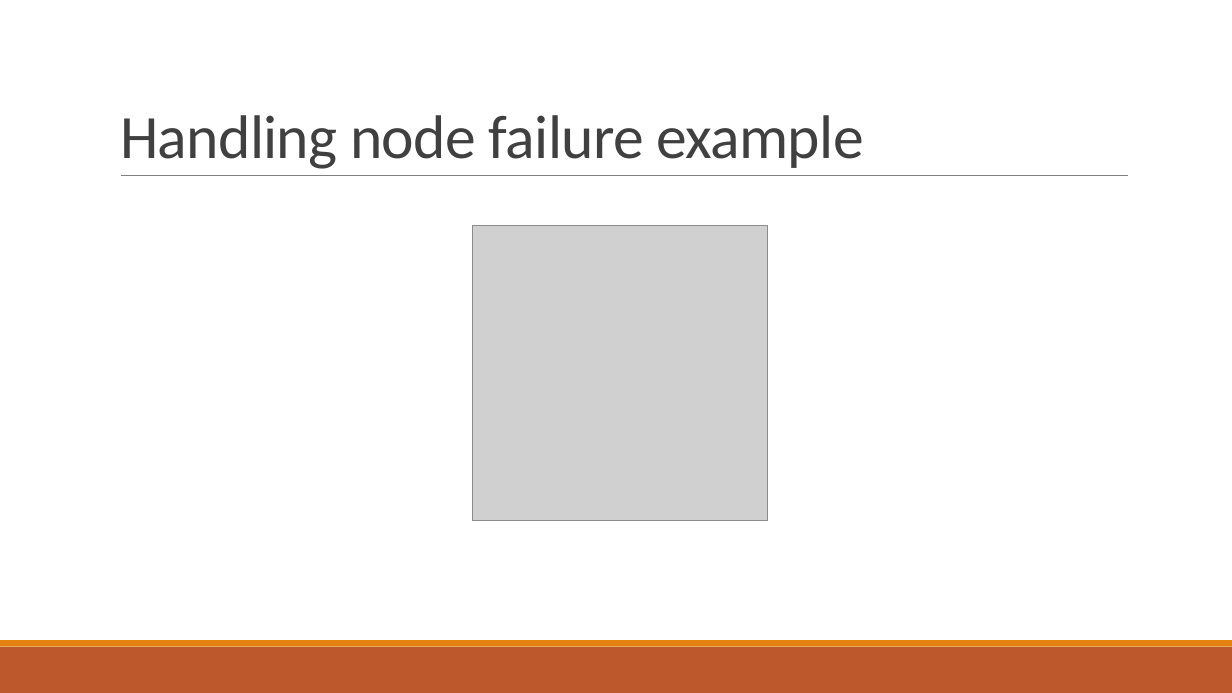
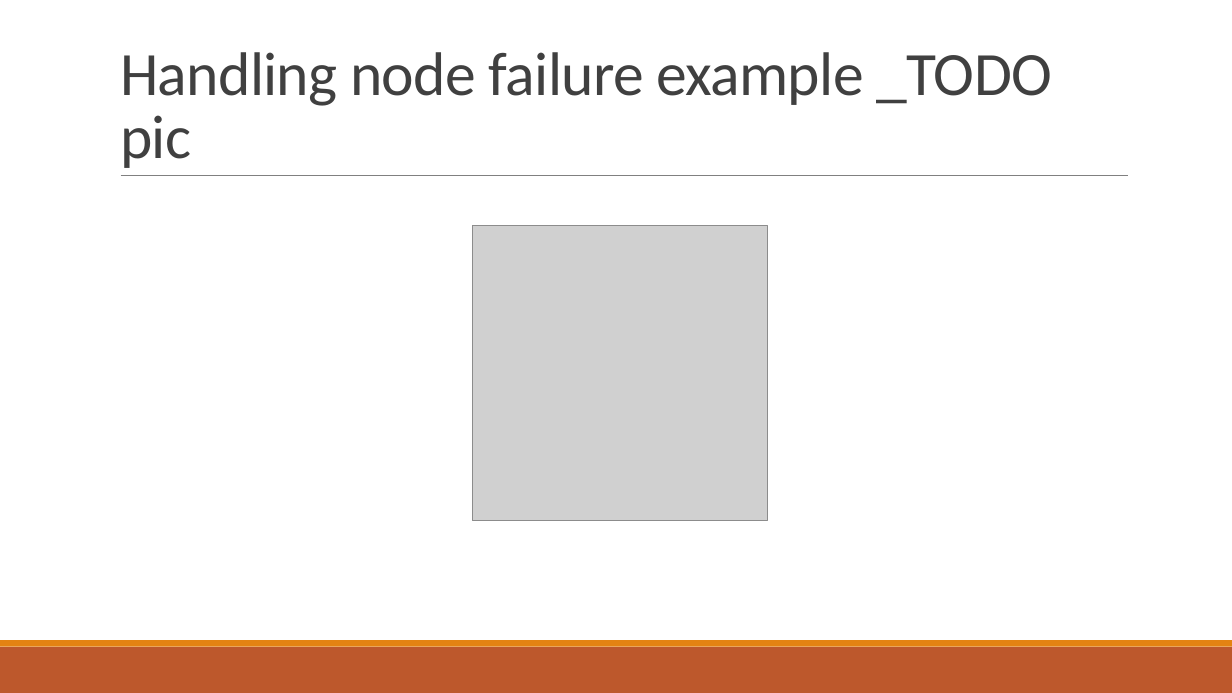
Before and after one commit to PStahl/master_thesis, a slide deck: slide 32 of presentation/presentation2.pptx. Drawn at 1232x693 pixels with LibreOffice and Linux fonts; fonts in the diff are those of the drawing; grey boxes stand for pictures. Boxes give left, top, right and bottom in pixels: in the first picture for what was removed or moved away, otherwise in the second. Text is boxed around its words. In the diff, an @@ line names an element or a change of style, - is before the commit and + after.

```diff
--- a/presentation/presentation2.pptx
+++ b/presentation/presentation2.pptx
@@ title at (x1=120, y1=52, x2=1052, y2=168): text changed @@
-Handling node failure example
+Handling node failure example _TODO pic
```
Also in this commit, not shown: 5 other slides changed.
